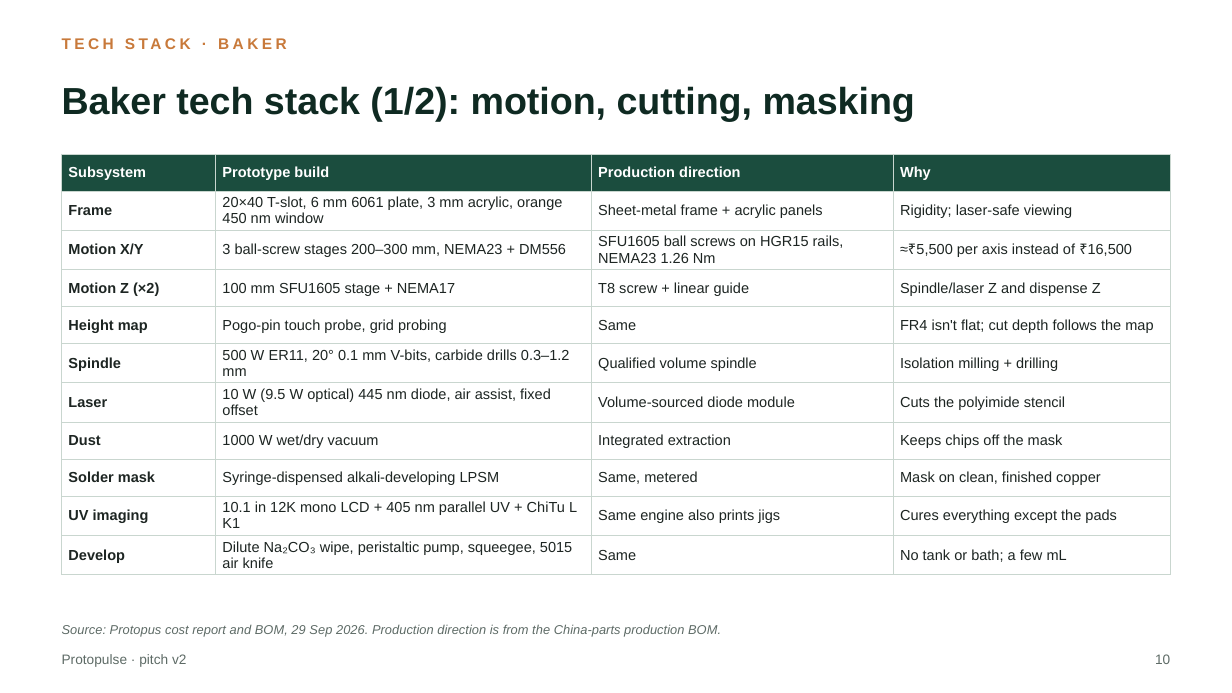
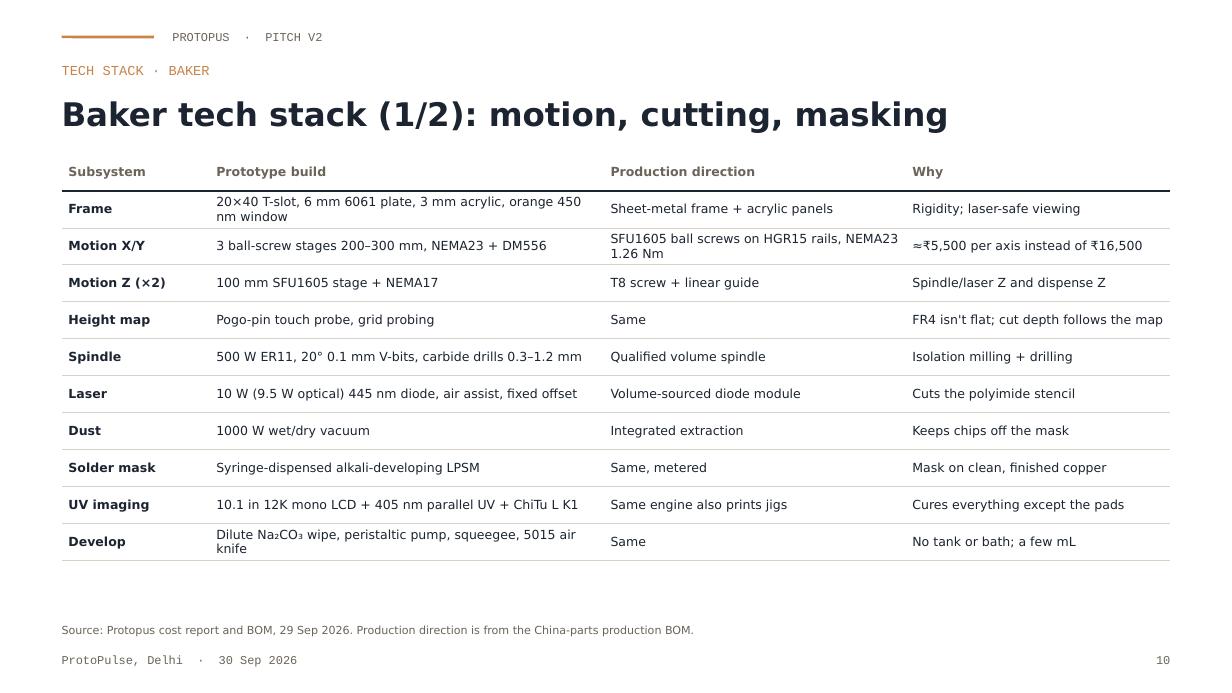
Before and after one commit to Soham-ece/nn, a slide deck: slide 10 of protopulse_murder_board/Protopulse_Pitch_v2.pptx. Drawn at 1232x693 pixels with LibreOffice and Linux fonts; fonts in the diff are those of the drawing. Boxes give left, top, right and bottom in pixels: in the first picture for what was removed or moved away, otherwise in the second. Text is boxed around its words. In the diff, an @@ line names an element or a change of style, - is before the commit and + after.

```diff
--- a/protopulse_murder_board/Protopulse_Pitch_v2.pptx
+++ b/protopulse_murder_board/Protopulse_Pitch_v2.pptx
@@ line added from (62, 37) to (154, 37), #C8834A 1.5 pt @@
@@ text at <box>172,33,322,41</box>: text changed; size 8 to 7 pt; font Arial to Courier New; text colour #5E6B66 to #6B6459 @@
-Protopulse · pitch v2
+PROTOPUS · PITCH V2
@@ text "Baker tech stack (1/2): motion, ...": place and size @@
-text "Baker tech stack (1/2): motion, ..." at <box>62,86,915,122</box>
+text "Baker tech stack (1/2): motion, ..." at <box>62,101,949,133</box>
@@ text "Baker tech stack (1/2): motion, ..." at <box>62,101,949,133</box>: size 22 to 19 pt, font Arial to DejaVu Sans, text colour #0F2A22 to #1B2430 @@
@@ text "TECH STACK · BAKER": place and size @@
-text "TECH STACK · BAKER" at <box>62,34,1170,62</box>
+text "TECH STACK · BAKER" at <box>62,66,210,75</box>
@@ text "TECH STACK · BAKER" at <box>62,66,210,75</box>: size 9 to 8 pt, font Arial to Courier New, text colour #C8793A to #C8834A, letter spacing 2 to 0 pt, bold off @@
@@ table at <box>62,154,1170,557</box> @@
@@ fill #1B4D3E to none in row 1 @@
@@ size 8.5 to 7.3 pt, font Arial to DejaVu Sans, text colour #1D2522 to #1B2430 @@
@@ text colour #FFFFFF to #6B6459 in "Subsystem", "Prototype build", "Production direction", "Why" @@
@@ borders changed @@
@@ text "Source: Protopus cost report and ..." at <box>62,625,694,637</box>: size 7.5 to 6.5 pt, font Arial to DejaVu Sans, text colour #5E6B66 to #6B6459, italic off @@
@@ text added at <box>62,656,298,667</box>, 7 pt, text #6B6459 @@
+ProtoPulse, Delhi · 30 Sep 2026
@@ text "10" at <box>1156,656,1170,664</box>: size 8 to 7 pt, font Arial to Courier New, text colour #5E6B66 to #6B6459 @@
```
Also in this commit, not shown: 29 other slides changed.
